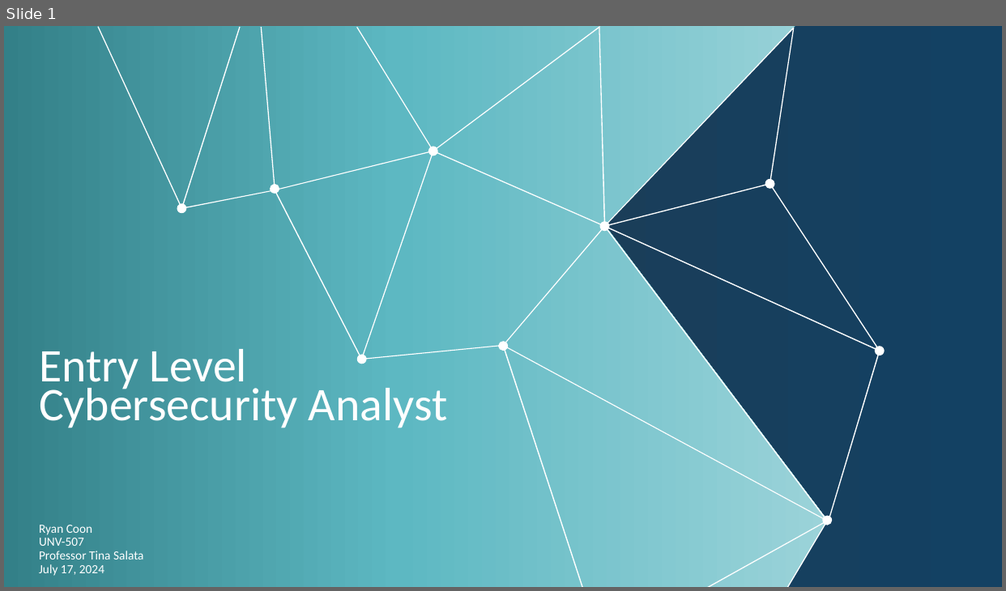
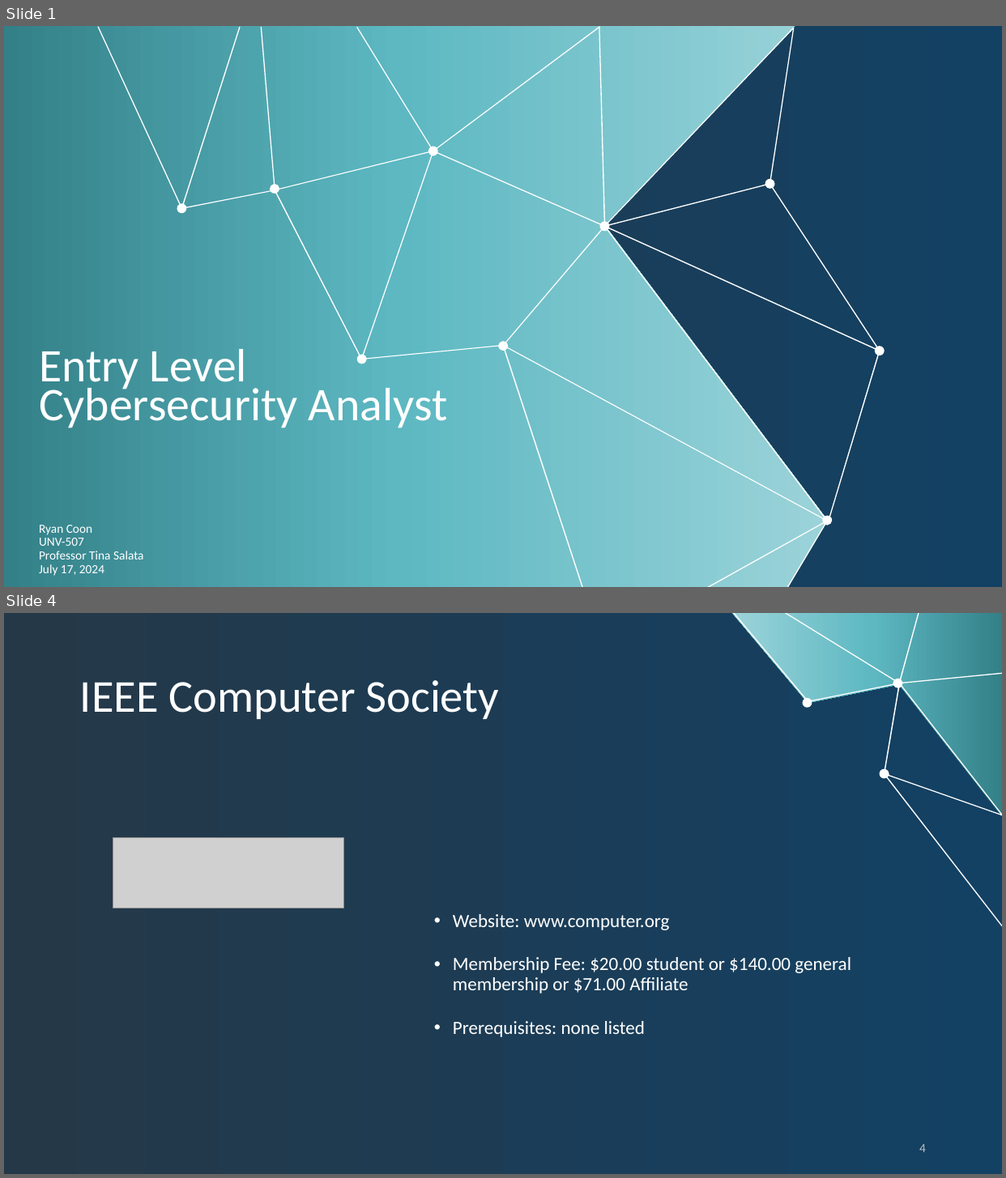
Before and after one commit to rcoon1/GCU-Masters, a slide deck: UNV 507/Topic 4/CareerPathPresentation RCoon.pptx. Shown one above the other, each under a label of ours: slide 1 before the commit, slides 1 and 4 after it; the slides between them are not shown. The pictures are 1006x591 and 1006x1178 pixels, drawn with LibreOffice and Linux fonts; fonts in the diff are those of the drawing; grey boxes stand for pictures; background and template pictures are left out. Boxes give left, top, right and bottom in pixels: in the first picture for what was removed or moved away, otherwise in the second. Text is boxed around its words. In the diff, an @@ line names an element or a change of style, - is before the commit and + after.

```diff
--- a/UNV 507/Topic 4/CareerPathPresentation RCoon.pptx
+++ b/UNV 507/Topic 4/CareerPathPresentation RCoon.pptx
@@ slide 4 added at (4, 613, 1002, 1174), background gradient #253848 to #134163 @@
@@ freeform shape added at (732, 613, 1002, 816), fill gradient #338088 to #5DB8C2 to #9BD3D9 @@
@@ freeform shape added at (732, 613, 1002, 926), fill #FFFFFF @@
@@ title added at (80, 680, 500, 719), 44 pt, text #FFFFFF @@
+IEEE Computer Society
@@ picture added at (113, 837, 343, 908) @@
@@ text added at (453, 914, 851, 1037), 18 pt, text #FFFFFF @@
+• Website: www.computer.org
+• Membership Fee: $20.00 student or $140.00 general membership or $71.00 Affiliate
+• Prerequisites: none listed
@@ page number added at (919, 1144, 926, 1152), 12 pt, text #BFBFBF @@
+4
```
Also in this commit, not shown: 4 slides changed, 5 other slides added, 3 slides removed.
